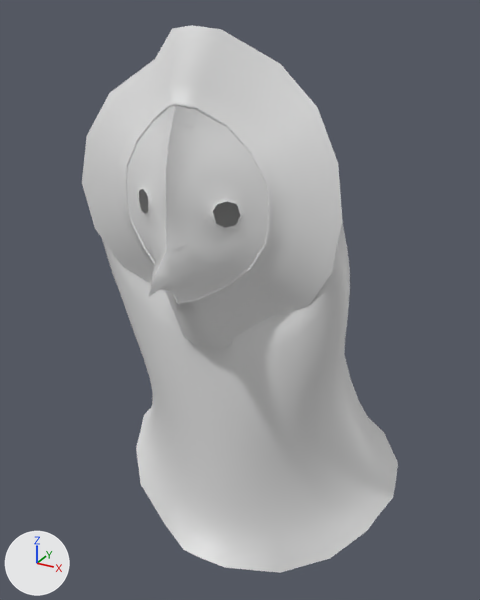
The FBX model Projeto Piloto/Assets/Art/Models/Personagem novo/Character Mask.FBX: old version first, new version second.
Before and after are seen from a camera (50 mm lens) standing at (1.62, -2.51, 0.82) and looking at (-0.03, 0.48, -0.68). Lighting does not change. The marker at lower left points along +X, +Y and +Z. Where no turn or scale is listed for an object, it has been applied to the vertices.
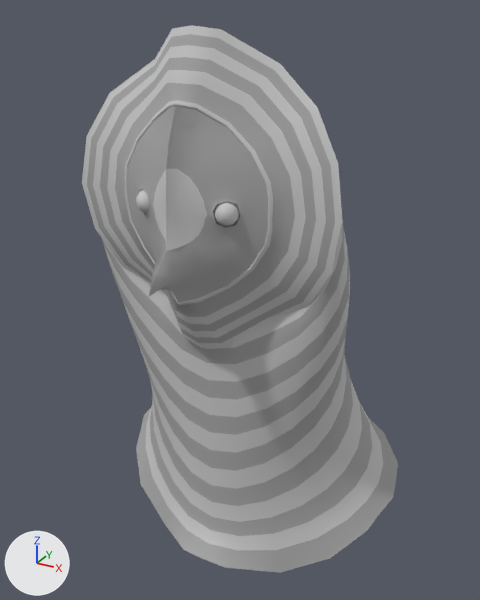
Pixel boxes [x1, y1, x2, y2] of what changed, in the pictures (480 x 600 px):
'Sphere001', added: after [136, 190, 240, 226]
part 1 of me_mesh, recoloured: [82, 166, 383, 551] in both
part 2 of me_mesh, recoloured: [102, 212, 398, 573] in both
part 3 of me_mesh_001, built on: [82, 25, 343, 348] in both
part 4 of me_mesh_001, recoloured: [125, 100, 273, 305] in both
part 5 of me_mesh_001, recoloured: [115, 83, 295, 317] in both

Edits to the bpy script that builds the scene:
```text
Add mat_face_2:
    mat_face_2 = principled_material('Face 2')
    mat_face_2.base_color = (0.384, 0.384, 0.384)  # grey #a7a7a7
    mat_face_2.roughness = 0.859
Add mat_face_1:
    mat_face_1 = principled_material('Face 1')
    mat_face_1.base_color = (0.588, 0.588, 0.588)  # light grey #cacaca
    mat_face_1.roughness = 0.859
Add mat_cape_1:
    mat_cape_1 = principled_material('Cape 1')
    mat_cape_1.base_color = (0.384, 0.384, 0.384)  # grey #a7a7a7
    mat_cape_1.roughness = 0.859
Add mat_cape_2:
    mat_cape_2 = principled_material('Cape 2')
    mat_cape_2.base_color = (0.588, 0.588, 0.588)  # light grey #cacaca
    mat_cape_2.roughness = 0.859
Add mat_eye:
    mat_eye = principled_material('Eye')
    mat_eye.base_color = (0.588, 0.588, 0.588)  # light grey #cacaca
    mat_eye.roughness = 0.859
Change me_mesh_001:
    used by ob_cylinder001; location = (0.0, 0.038, 0.0)
    remove me_mesh_001.from_pydata(...)  # 245 vertices, 452 faces; spans x -0.7..0.7, y -0.42..0.16, z -0.75..0.75
    add me_mesh_001.from_pydata(...)  # 341 vertices, 644 faces; spans x -0.7..0.7, y -0.42..0.16, z -0.75..0.75
    me_mesh_001 part 3
    48 faces are deleted
    90 vertices are added at x -0.67..0.67, y -0.11..0.13, z -0.72..0.72
    6 new vertices lie (0.04, 0.0, 0.0) away from vertices in x -0.67..0.61, y 0.0..0.01, z -0.11..0.11
    144 new faces join them, mat_face_1 (light grey #cacaca)
    96 new faces join them, mat_face_2 (grey #a7a7a7)
    me_mesh_001 part 4: 180 faces spanning x -0.4..0.4, y -0.28..-0.03, z -0.45..0.47 switch from no material to mat_face_1 (light grey #cacaca)
    me_mesh_001 part 5: 224 faces spanning x -0.49..0.49, y -0.42..0.01, z -0.53..0.53 switch from no material to mat_face_2 (grey #a7a7a7)
Change me_mesh:
    where me_mesh.from_pydata(...)  # 360 vertices, 672 faces; spans x -0.9..0.9, y -0.07..1.3, z -2.21..0.75
    used by ob_object001; location = (0.0, 0.038, 0.0)
    me_mesh part 1: 336 of the faces centred in x -0.79..0.79, y 0.02..1.14, z -2.04..0.69 switch from no material to mat_cape_2 (light grey #cacaca)
    me_mesh part 2: 336 of the faces centred in x -0.87..0.87, y -0.04..1.26, z -2.14..0.52 switch from no material to mat_cape_1 (grey #a7a7a7)
Add me_mesh_1:
    me_mesh_1.from_pydata(...)  # 124 vertices, 240 faces; spans x -0.267..0.267, y -0.059..0.059, z -0.059..0.059
    me_mesh_1.materials.append(mat_eye)  # light grey #cacaca
Add ob_sphere001:
    ob_sphere001 = bpy.data.objects.new('Sphere001', me_mesh_1)
    ob_sphere001.location = (0.0, -0.068, 0.0)
```
